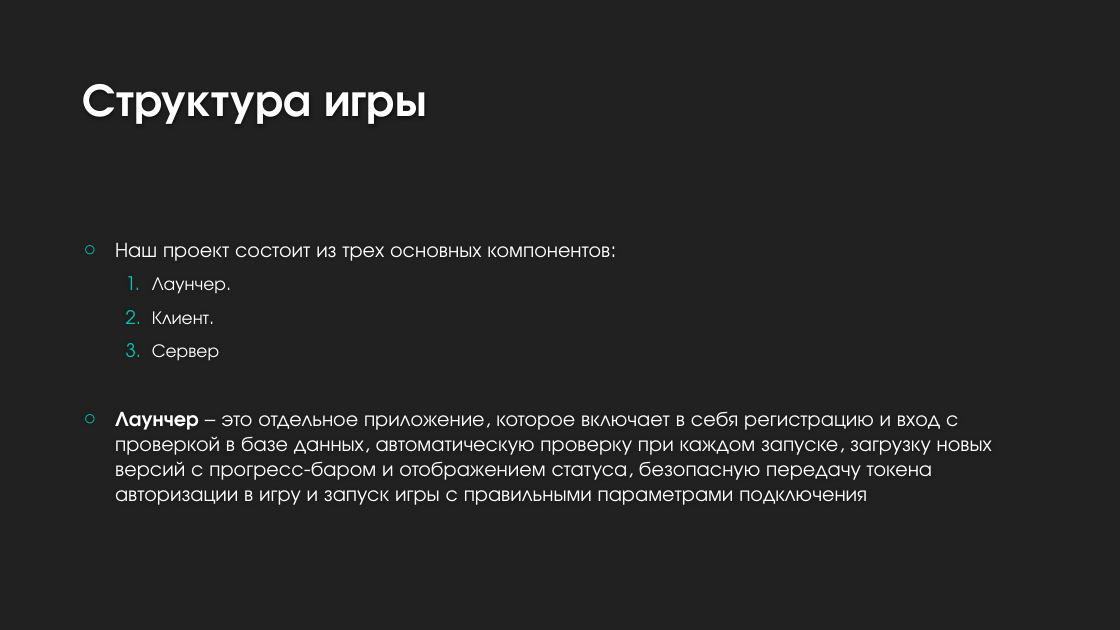
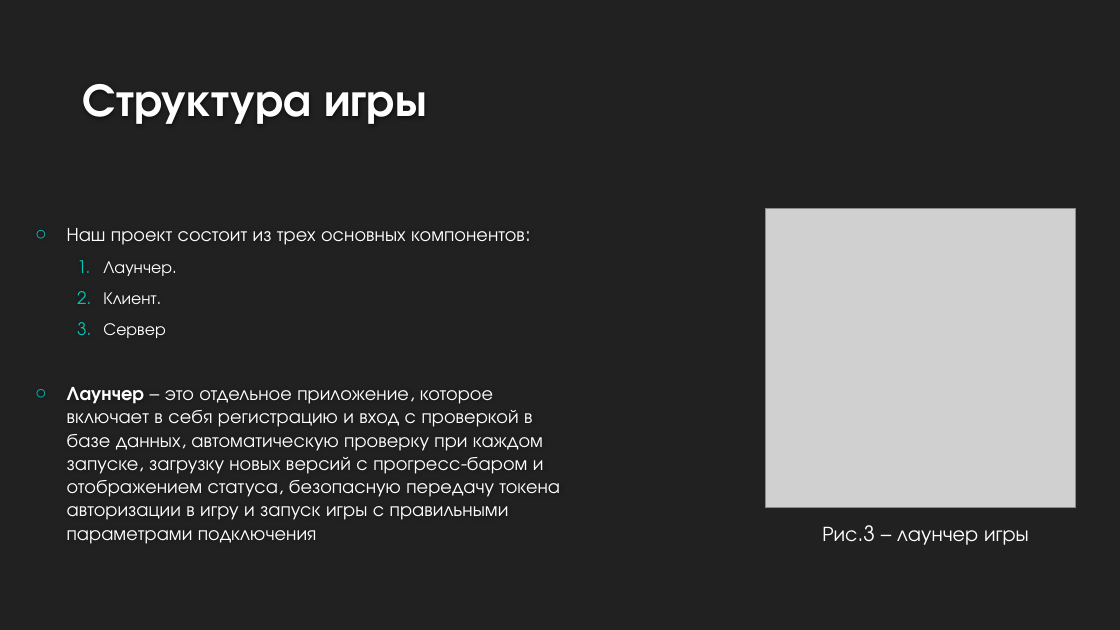
Before and after one commit to leagueofadventures/origin, a slide deck: slide 7 of Документация/origin.pptx. Drawn at 1120x630 pixels with LibreOffice and Linux fonts; fonts in the diff are those of the drawing; grey boxes stand for pictures; background and template pictures are left out. Boxes give left, top, right and bottom in pixels: in the first picture for what was removed or moved away, otherwise in the second. Text is boxed around its words. In the diff, an @@ line names an element or a change of style, - is before the commit and + after.

Commit message:
Обновлена проектная документация

```diff
--- a/Документация/origin.pptx
+++ b/Документация/origin.pptx
@@ picture added at <box>766,208,1076,507</box> @@
@@ text "Наш проект состоит из трех ...": place and size @@
-text "Наш проект состоит из трех ..." at <box>115,242,992,505</box>
+text "Наш проект состоит из трех ..." at <box>67,228,560,544</box>
@@ text "Наш проект состоит из трех ..." at <box>67,228,560,544</box>: size 18 to 16.6 pt; size 16 to 14.8 pt in "Лаунчер.", "Клиент.", "Сервер" @@
@@ text added at <box>822,525,1029,545</box>, 18 pt, text #FFFFFF @@
+Рис.3 – лаунчер игры
```
Also in this commit, not shown: 1 other slide changed, 2 other files.
